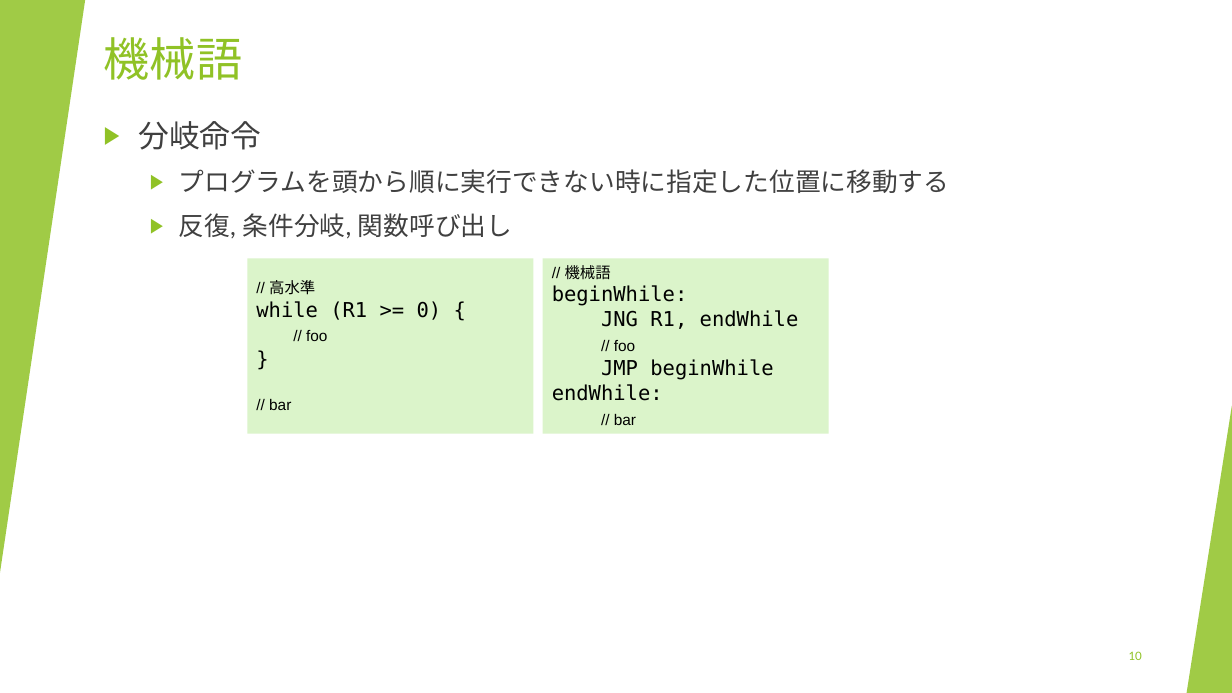
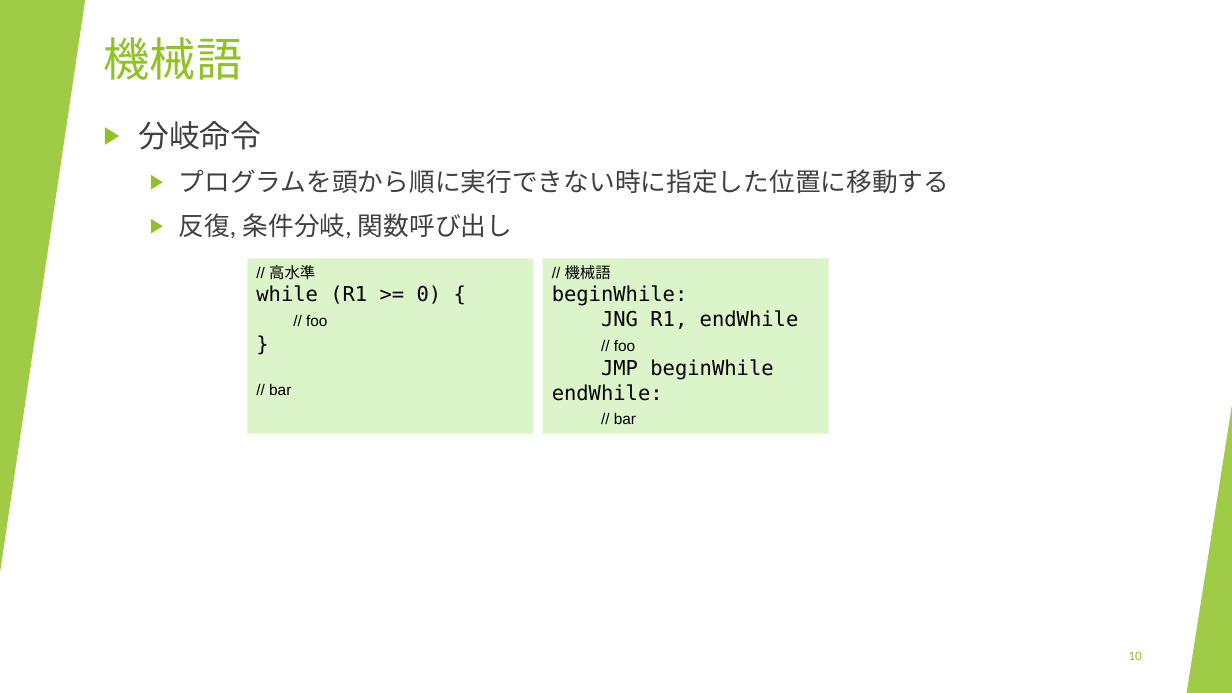
Before and after one commit to lulichn/slides.lulichn.net, a slide deck: slide 10 of slides/nand2tetris/04.pptx. Drawn at 1232x693 pixels with LibreOffice and Linux fonts; fonts in the diff are those of the drawing. Boxes give left, top, right and bottom in pixels: in the first picture for what was removed or moved away, otherwise in the second. Text is boxed around its words. In the diff, an @@ line names an element or a change of style, - is before the commit and + after.

```diff
--- a/slides/nand2tetris/04.pptx
+++ b/slides/nand2tetris/04.pptx
@@ rectangle "// 高水準" at [248, 259, 534, 434]: vertical alignment middle to top @@
```
Also in this commit, not shown: 2 other slides changed, 1 other file.
